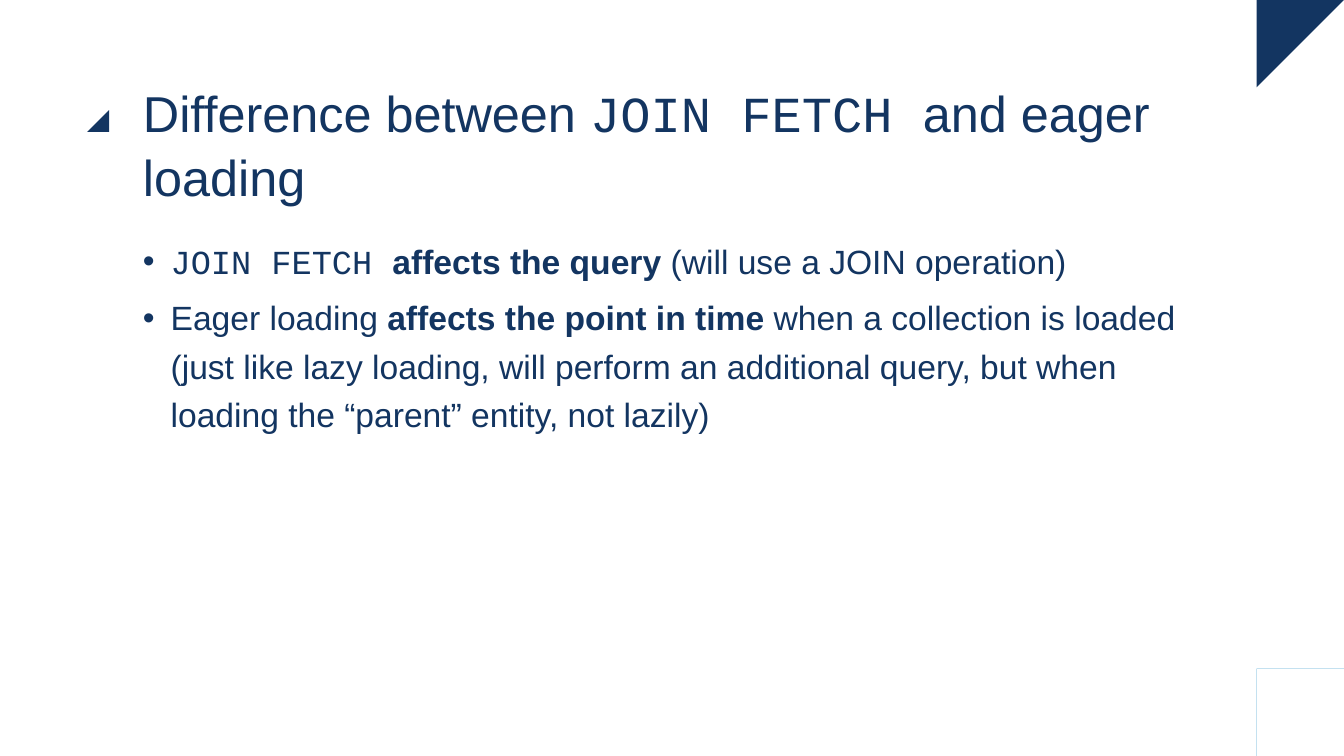
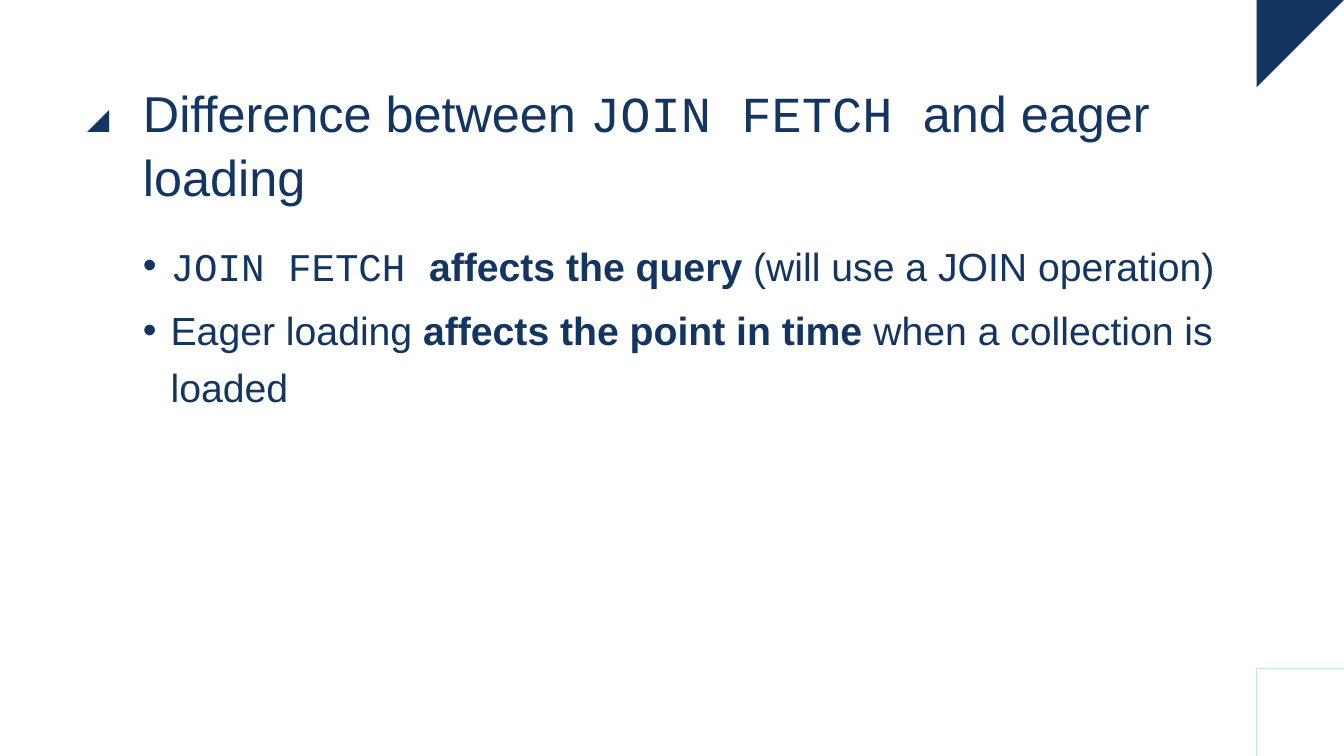
Before and after one commit to raoulvdberge/jpa-with-hibernate, a slide deck: slide 43 of slides.pptx. Drawn at 1344x756 pixels with LibreOffice and Linux fonts; fonts in the diff are those of the drawing. Boxes give left, top, right and bottom in pixels: in the first picture for what was removed or moved away, otherwise in the second. Text is boxed around its words. In the diff, an @@ line names an element or a change of style, - is before the commit and + after.

```diff
--- a/slides.pptx
+++ b/slides.pptx
@@ text at (x1=171, y1=252, x2=1214, y2=289): size 24 to 28 pt in "JOIN FETCH affects the query (will use ..." @@
@@ text at (x1=171, y1=316, x2=1212, y2=403): text changed; size 24 to 28 pt @@
-• Eager loading affects the point in time when a collection is loaded (just like lazy loading, will perform an additional query, but when loading the “parent” entity, not lazily)
+• Eager loading affects the point in time when a collection is loaded
```
Also in this commit, not shown: 22 other slides changed, 1 other file.
